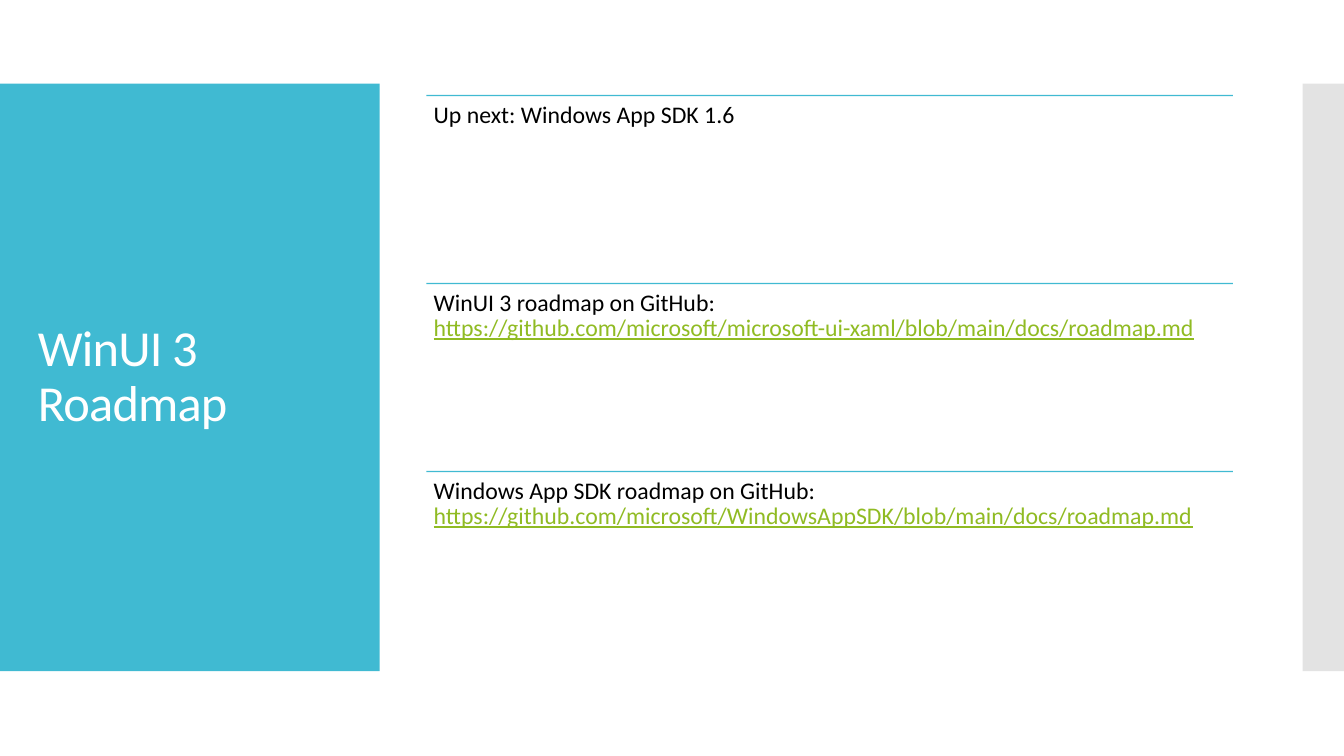
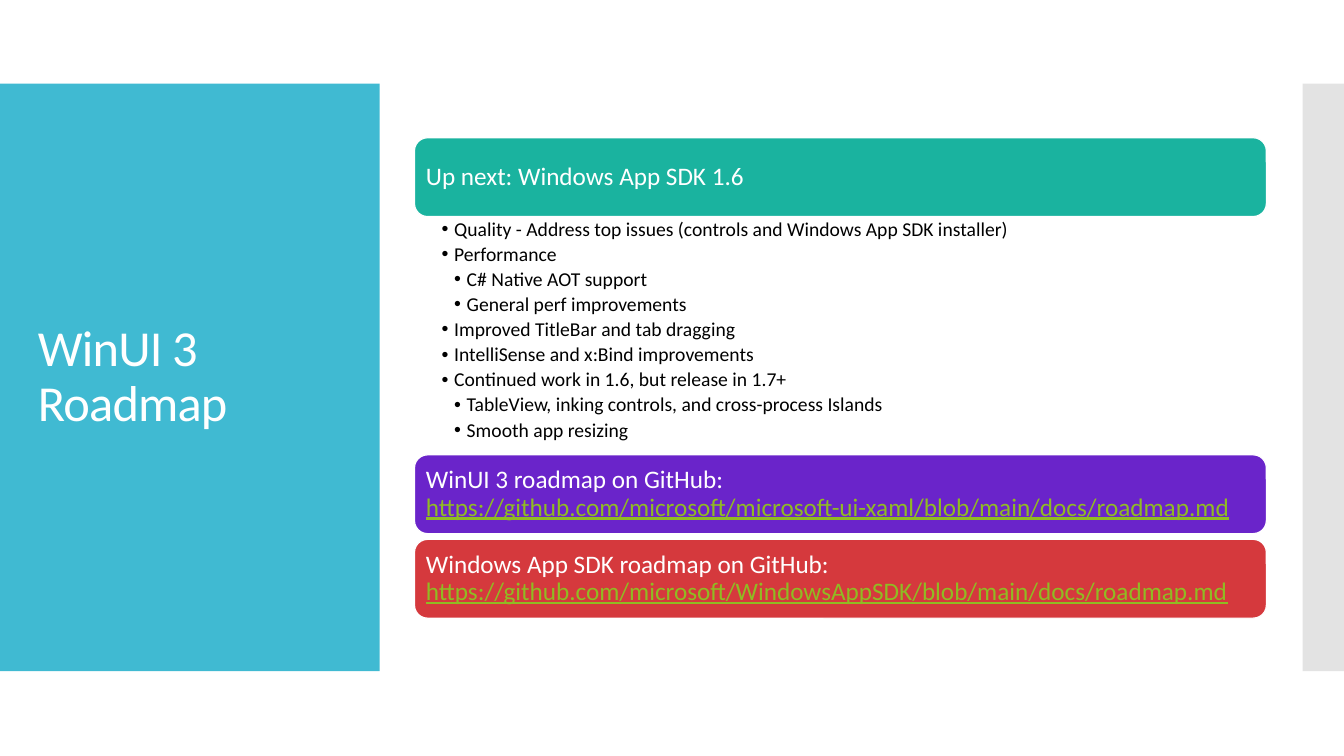
Before and after one commit to alvinashcraft/speaking, a slide deck: slide 12 of 2024/0320_BostonDotNetArch/GetStartedWithWinUI3.pptx. Drawn at 1344x756 pixels with LibreOffice and Linux fonts; fonts in the diff are those of the drawing. Boxes give left, top, right and bottom in pixels: in the first picture for what was removed or moved away, otherwise in the second. Text is boxed around its words. In the diff, an @@ line names an element or a change of style, - is before the commit and + after.

```diff
--- a/2024/0320_BostonDotNetArch/GetStartedWithWinUI3.pptx
+++ b/2024/0320_BostonDotNetArch/GetStartedWithWinUI3.pptx
@@ line removed from (426, 96) to (1233, 96) @@
@@ text "Up next: Windows App SDK ...": place and size @@
-text "Up next: Windows App SDK ..." at bbox=[434, 106, 734, 127]
+text "Up next: Windows App SDK ..." at bbox=[426, 167, 744, 189]
@@ text "Up next: Windows App SDK ..." at bbox=[426, 167, 744, 189]: size 17 to 18 pt, text colour #000000 to #FFFFFF; vertical alignment top to middle @@
@@ line removed from (426, 283) to (1233, 283) @@
@@ text "WinUI 3 roadmap on GitHub: ...": place and size @@
-text "WinUI 3 roadmap on GitHub: ..." at bbox=[434, 294, 1194, 340]
+text "WinUI 3 roadmap on GitHub: ..." at bbox=[426, 470, 1229, 521]
@@ text "WinUI 3 roadmap on GitHub: ..." at bbox=[426, 470, 1229, 521]: size 17 to 18 pt; text colour #000000 to #FFFFFF in "WinUI 3 roadmap on GitHub:"; vertical alignment top to middle @@
@@ line removed from (426, 472) to (1233, 472) @@
@@ group added at bbox=[414, 138, 1266, 618]: 3 rounded rectangles, 1 text @@
+  • Quality - Address top issues (controls and Windows App SDK installer)
+  • Performance
+    • C# Native AOT support
+    • General perf improvements
+  • Improved TitleBar and tab dragging
+  • IntelliSense and x:Bind improvements
+  • Continued work in 1.6, but release in 1.7+
+    • TableView, inking controls, and cross-process Islands
+    • Smooth app resizing
@@ text "Windows App SDK roadmap on ...": place and size @@
-text "Windows App SDK roadmap on ..." at bbox=[434, 482, 1192, 528]
+text "Windows App SDK roadmap on ..." at bbox=[426, 555, 1227, 604]
@@ text "Windows App SDK roadmap on ..." at bbox=[426, 555, 1227, 604]: size 17 to 18 pt; text colour #000000 to #FFFFFF in "Windows App SDK roadmap on GitHub:"; vertical alignment top to middle @@
```
